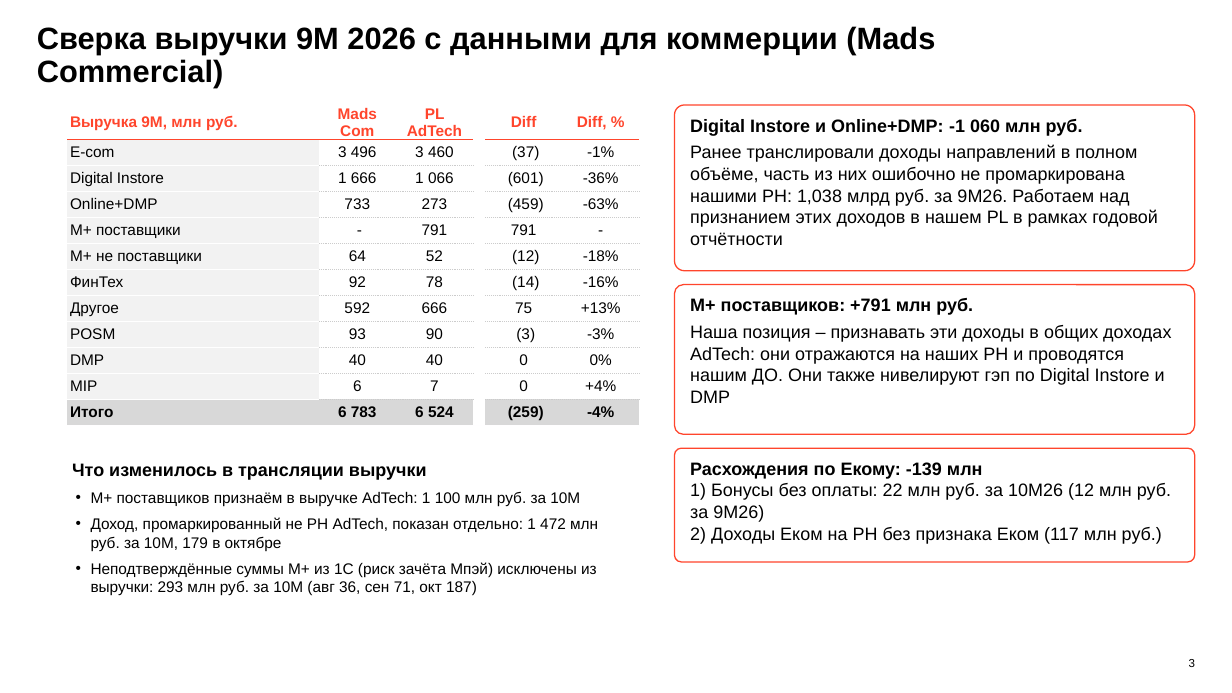
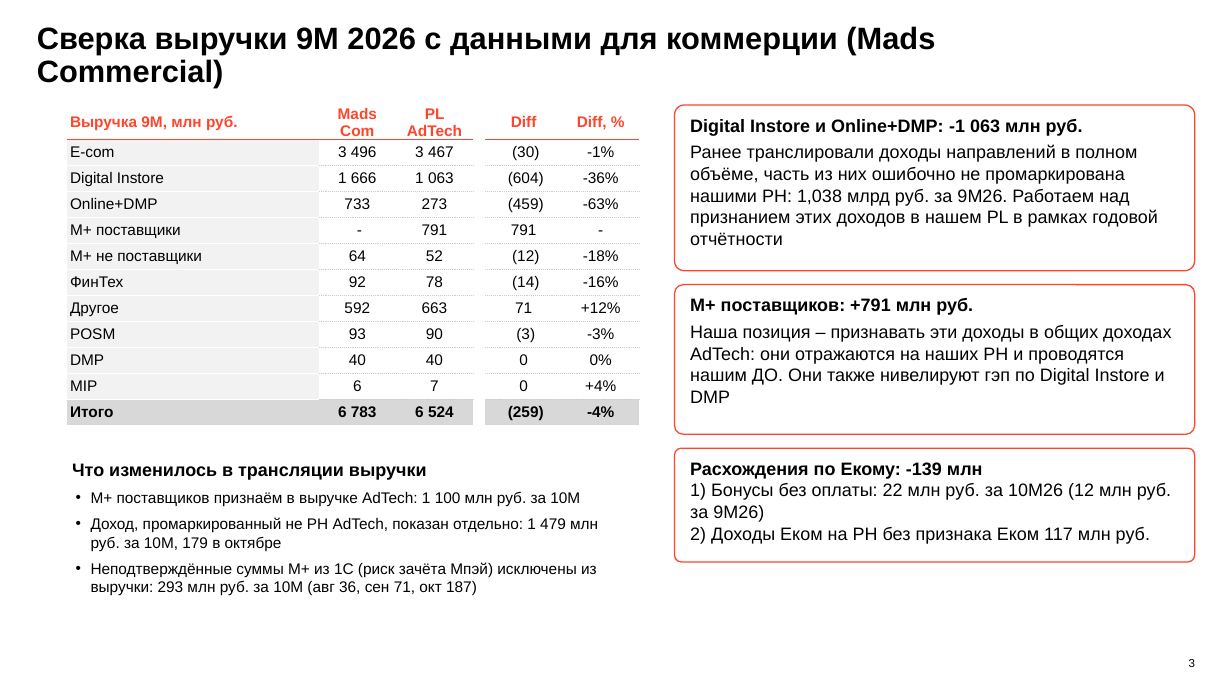
Before and after one commit to DenisMagnit/1, a slide deck: slide 3 of AT_FIN_OCT_2026.pptx. Drawn at 1232x693 pixels with LibreOffice and Linux fonts; fonts in the diff are those of the drawing; background and template pictures are left out. Boxes give left, top, right and bottom in pixels: in the first picture for what was removed or moved away, otherwise in the second. Text is boxed around its words. In the diff, an @@ line names an element or a change of style, - is before the commit and + after.

```diff
--- a/AT_FIN_OCT_2026.pptx
+++ b/AT_FIN_OCT_2026.pptx
@@ table at box(67, 105, 638, 428) @@
-row 2, column 3: 3 460
+row 2, column 3: 3 467
-row 2, column 5: (37)
+row 2, column 5: (30)
-row 3, column 3: 1 066
+row 3, column 3: 1 063
-row 3, column 5: (601)
+row 3, column 5: (604)
-row 8: Другое | 592 | 666 |  | 75 | +13%
+row 8: Другое | 592 | 663 |  | 71 | +12%
@@ text at box(690, 119, 1083, 136): text changed @@
-Digital Instore и Online+DMP: -1 060 млн руб.
+Digital Instore и Online+DMP: -1 063 млн руб.
@@ text at box(690, 462, 1171, 544): text changed @@
-Расхождения по Екому: -139 млн
-1) Бонусы без оплаты: 22 млн руб. за 10М26 (12 млн руб. за 9М26)
-2) Доходы Еком на РН без признака Еком (117 млн руб.)
+Расхождения по Екому: -139 млн
+1) Бонусы без оплаты: 22 млн руб. за 10М26 (12 млн руб. за 9М26)
+2) Доходы Еком на РН без признака Еком 117 млн руб.
@@ text at box(91, 517, 598, 551): text changed @@
-• Доход, промаркированный не РН AdTech, показан отдельно: 1 472 млн руб. за 10М, 179 в октябре
+• Доход, промаркированный не РН AdTech, показан отдельно: 1 479 млн руб. за 10М, 179 в октябре
```
Also in this commit, not shown: 10 other slides changed, 2 other files.
